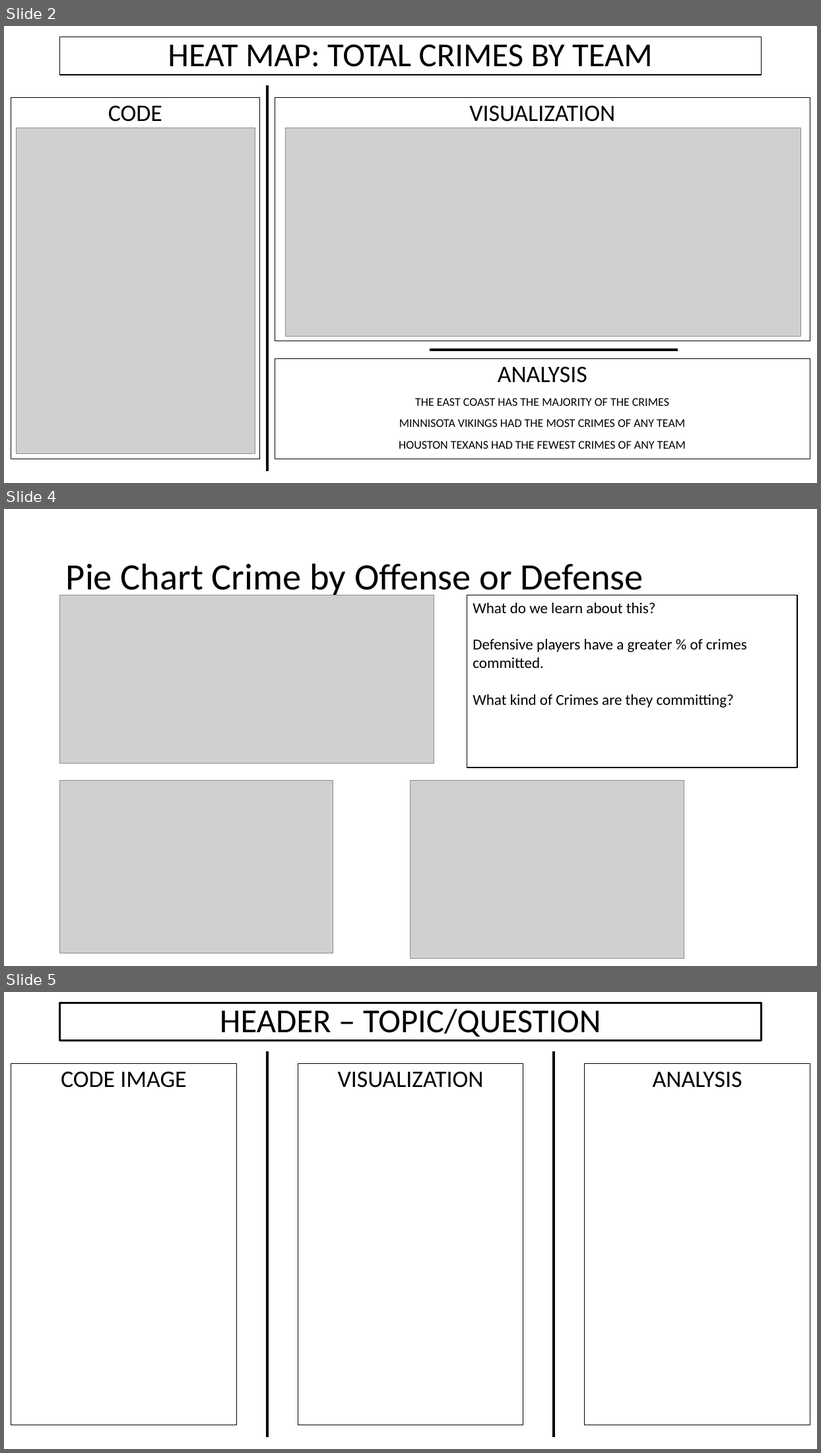
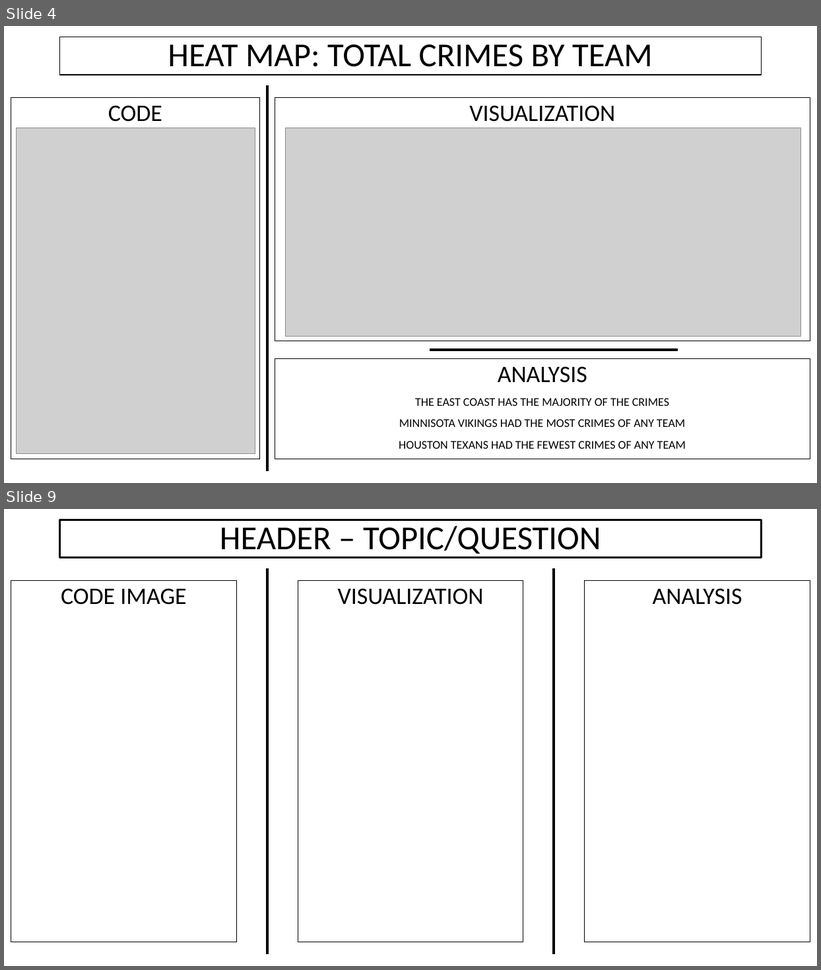
Before and after one commit to alecslaney/project2, a slide deck: CHADS_CODING/CRIME + NFL.pptx. Shown one above the other, each under a label of ours: slides 2, 4 and 5 before the commit, slides 4 and 9 after it; the slides between them are not shown. The pictures are 821x1453 and 821x970 pixels, drawn with LibreOffice and Linux fonts; fonts in the diff are those of the drawing; grey boxes stand for pictures. Boxes give left, top, right and bottom in pixels: in the first picture for what was removed or moved away, otherwise in the second. Text is boxed around its words. In the diff, an @@ line names an element or a change of style, - is before the commit and + after.

```diff
--- a/CHADS_CODING/CRIME + NFL.pptx
+++ b/CHADS_CODING/CRIME + NFL.pptx
@@ slide 4 removed at bbox=[4, 509, 817, 966], background #FFFFFF @@
@@ title removed at bbox=[66, 563, 644, 598] @@
-Pie Chart Crime by Offense or Defense
@@ picture removed at bbox=[60, 595, 435, 763] @@
@@ rectangle removed at bbox=[467, 595, 797, 768] @@
-What do we learn about this?
-Defensive players have a greater % of crimes committed.
-What kind of Crimes are they committing?
@@ picture removed at bbox=[60, 780, 333, 954] @@
@@ picture removed at bbox=[411, 780, 684, 959] @@
@@ what was slide 2 is now slide 4 @@
@@ what was slide 5 is now slide 9 @@
```
Also in this commit, not shown: 7 slides added, 1 other slide removed.
